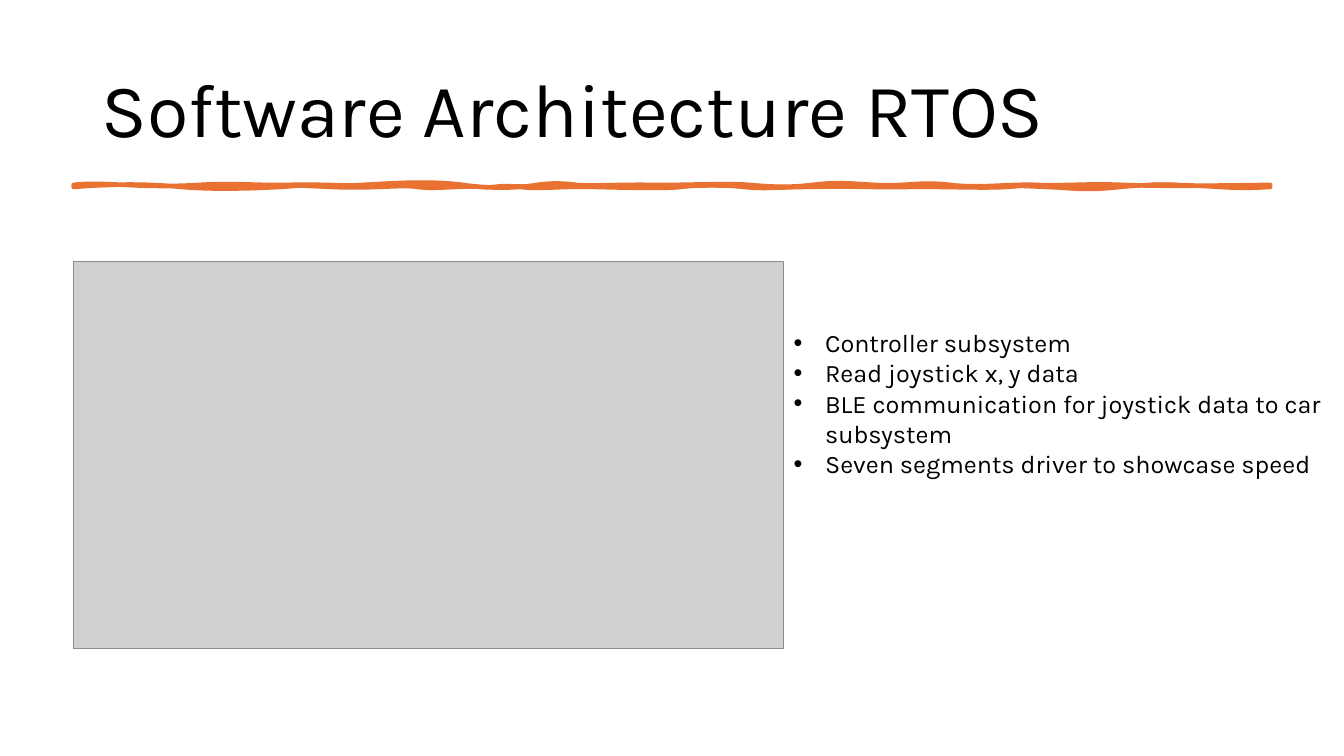
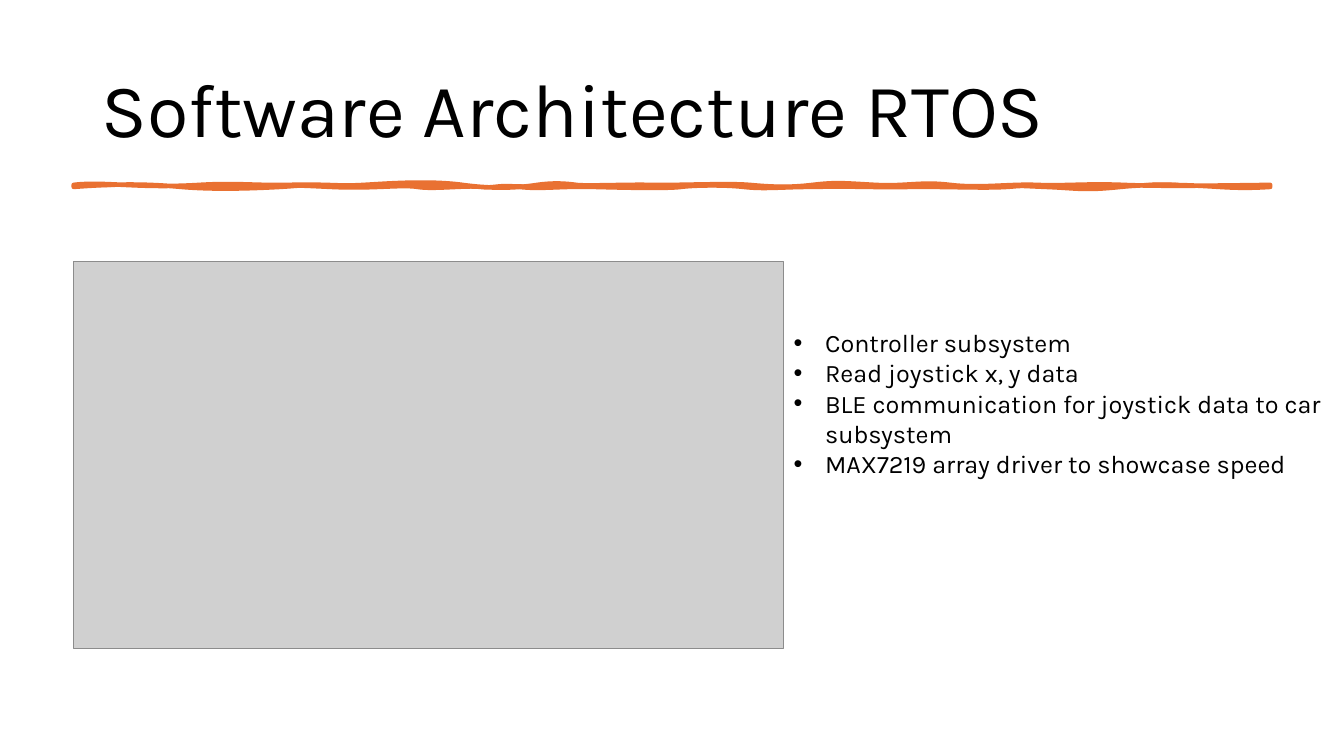
Before and after one commit to RaufPere/RC_CAR_IOT, a slide deck: slide 9 of Documentation/RC_CAR.pptx. Drawn at 1344x756 pixels with LibreOffice and Linux fonts; fonts in the diff are those of the drawing; grey boxes stand for pictures. Boxes give left, top, right and bottom in pixels: in the first picture for what was removed or moved away, otherwise in the second. Text is boxed around its words. In the diff, an @@ line names an element or a change of style, - is before the commit and + after.

```diff
--- a/Documentation/RC_CAR.pptx
+++ b/Documentation/RC_CAR.pptx
@@ text at box(825, 455, 1286, 479): text changed @@
-• Seven segments driver to showcase speed
+• MAX7219 array driver to showcase speed
```
Also in this commit, not shown: 2 other slides changed, 2 other files.
